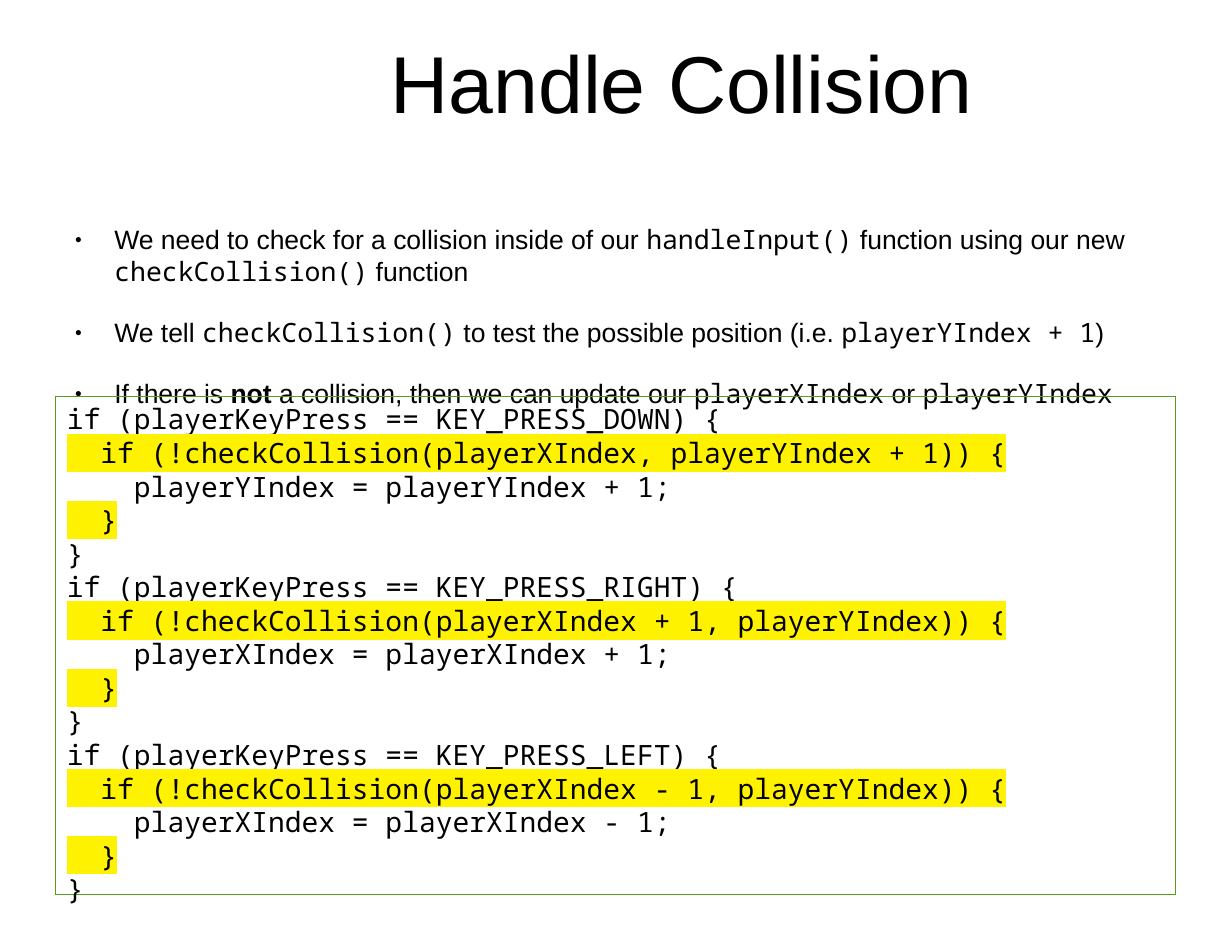
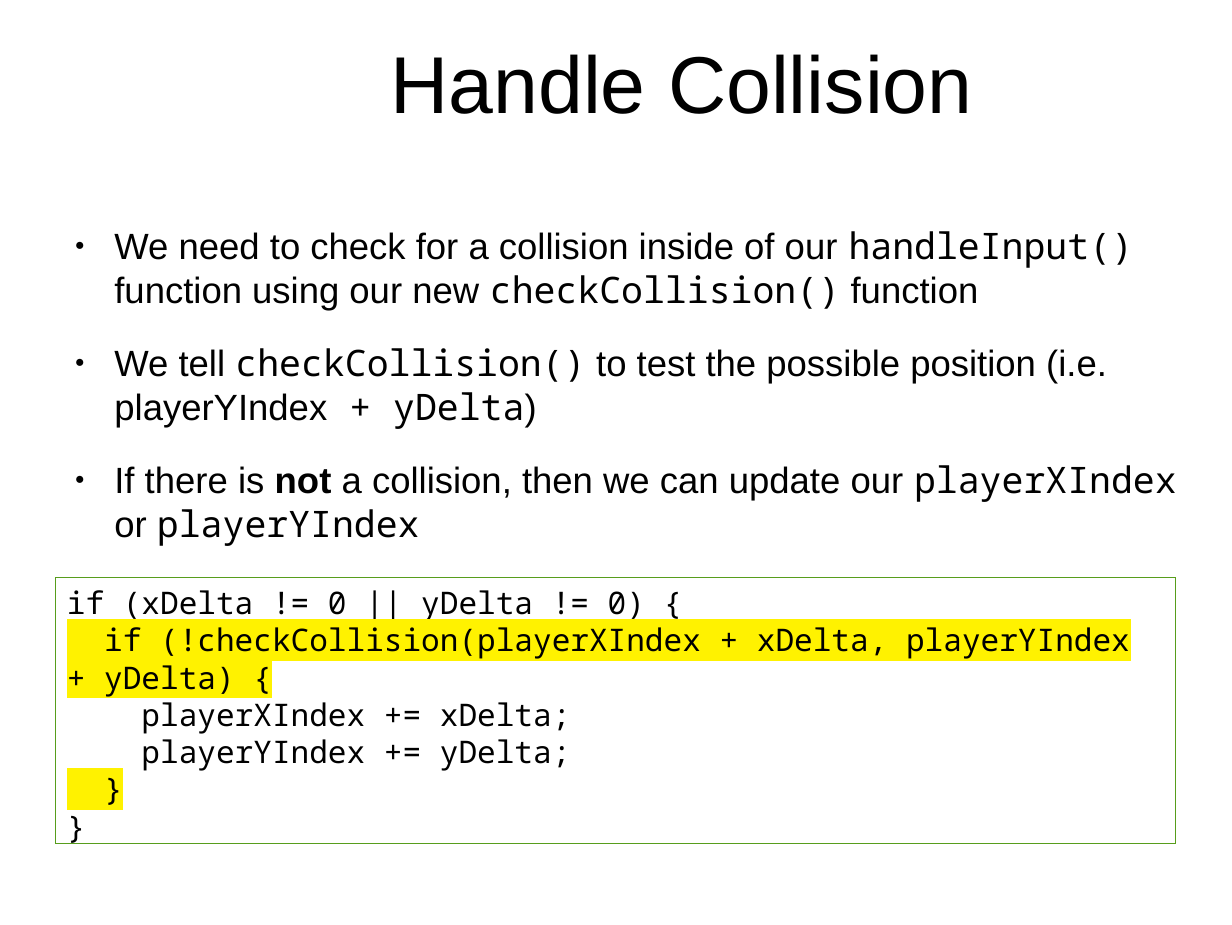
Before and after one commit to originalgrego/Webtris, a slide deck: slide 25 of Webtris - Explorathon 2019.odp (slide 23 before the commit). Drawn at 1232x925 pixels with LibreOffice and Linux fonts; fonts in the diff are those of the drawing; background and template pictures are left out. Boxes give left, top, right and bottom in pixels: in the first picture for what was removed or moved away, otherwise in the second. Text is boxed around its words. In the diff, an @@ line names an element or a change of style, - is before the commit and + after.

```diff
--- a/Webtris - Explorathon 2019.odp
+++ b/Webtris - Explorathon 2019.odp
@@ text at (114, 231, 1177, 546): size 17.1 to 23.5 pt in "We need to check for a collision ...", "If there is not a collision, then ..." @@
@@ text at (114, 348, 1107, 429): text changed; size 17.1 to 23.5 pt @@
-● We tell checkCollision() to test the possible position (i.e. playerYIndex + 1)
+● We tell checkCollision() to test the possible position (i.e. playerYIndex + yDelta)
@@ rectangle removed at (56, 397, 1176, 894) @@
-if (playerKeyPress == KEY_PRESS_DOWN) {
-if (!checkCollision(playerXIndex, playerYIndex + 1)) {
-playerYIndex = playerYIndex + 1;
-}
-}
-if (playerKeyPress == KEY_PRESS_RIGHT) {
-if (!checkCollision(playerXIndex + 1, playerYIndex)) {
-playerXIndex = playerXIndex + 1;
-}
-}
-if (playerKeyPress == KEY_PRESS_LEFT) {
-if (!checkCollision(playerXIndex - 1, playerYIndex)) {
-playerXIndex = playerXIndex - 1;
-}
-}
@@ rectangle added at (56, 578, 1176, 844), outline #579D1C 0 pt, 20 pt, text #000000 @@
+if (xDelta != 0 || yDelta != 0) {
+if (!checkCollision(playerXIndex + xDelta, playerYIndex + yDelta) {
+playerXIndex += xDelta;
+playerYIndex += yDelta;
+}
+}
```
Also in this commit, not shown: 12 other slides changed, 4 slides added, 2 slides removed.
